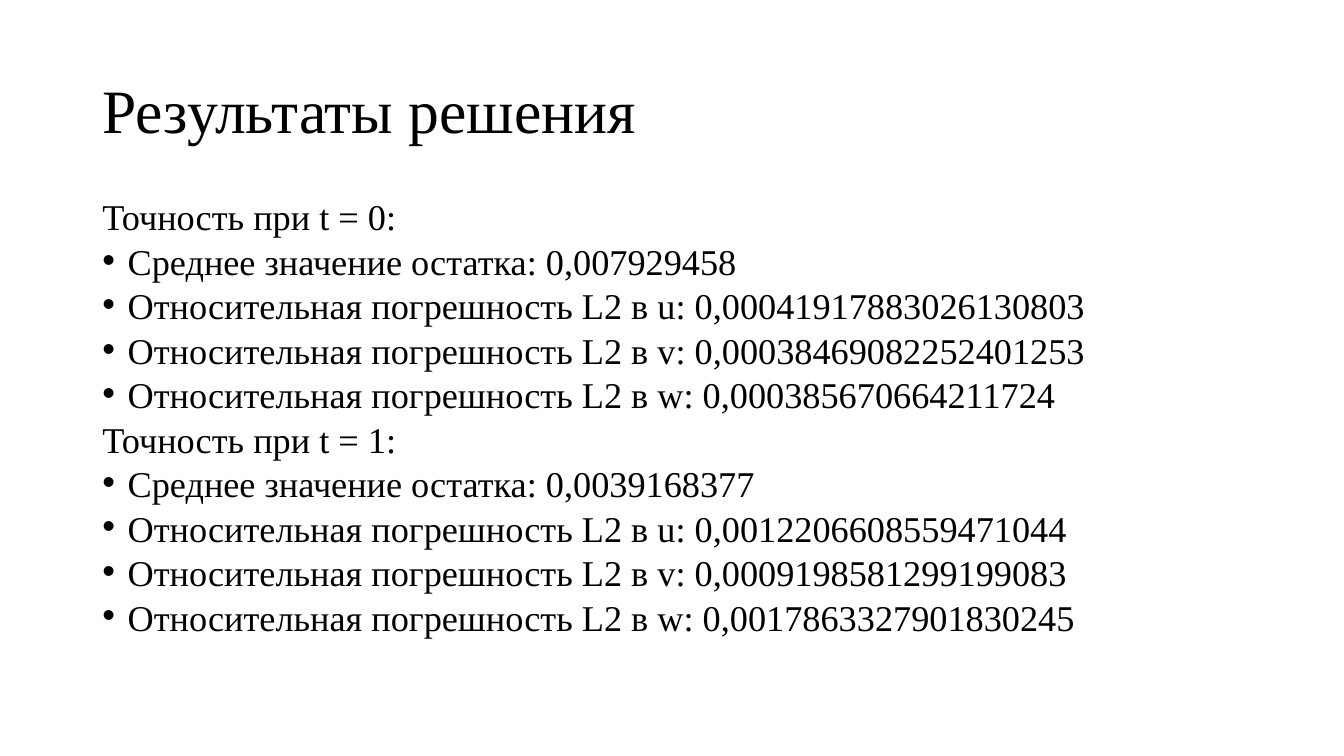
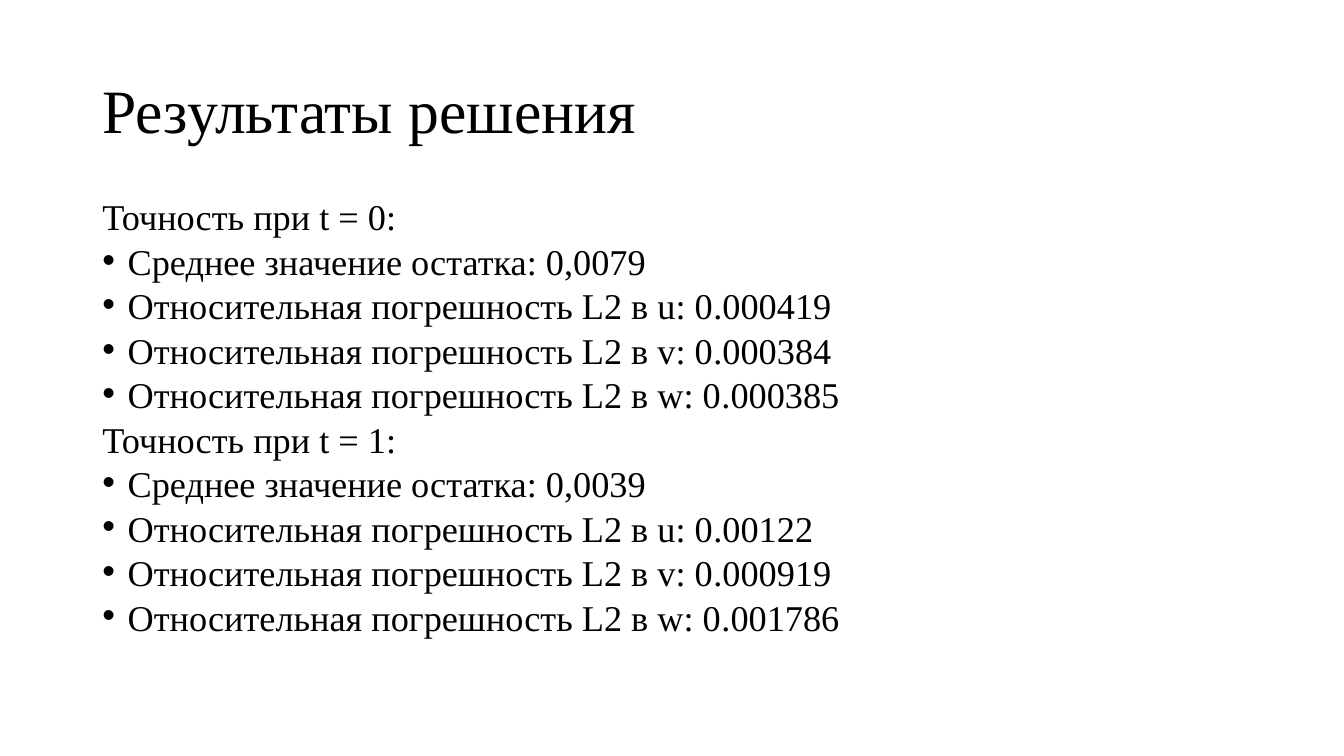
Before and after one commit to Ygrik2003/PINN_GL, a slide deck: slide 12 of src_latex/present.pptx (slide 11 before the commit). Drawn at 1344x756 pixels with LibreOffice and Linux fonts; fonts in the diff are those of the drawing. Boxes give left, top, right and bottom in pixels: in the first picture for what was removed or moved away, otherwise in the second. Text is boxed around its words. In the diff, an @@ line names an element or a change of style, - is before the commit and + after.

```diff
--- a/src_latex/present.pptx
+++ b/src_latex/present.pptx
@@ text at (x1=128, y1=251, x2=840, y2=415): text changed @@
-• Среднее значение остатка: 0,007929458
-• Относительная погрешность L2 в u: 0,00041917883026130803
-• Относительная погрешность L2 в v: 0,00038469082252401253
-• Относительная погрешность L2 в w: 0,000385670664211724
+• Среднее значение остатка: 0,0079
+• Относительная погрешность L2 в u: 0.000419
+• Относительная погрешность L2 в v: 0.000384
+• Относительная погрешность L2 в w: 0.000385
@@ text at (x1=128, y1=473, x2=840, y2=638): text changed @@
-• Среднее значение остатка: 0,0039168377
-• Относительная погрешность L2 в u: 0,0012206608559471044
-• Относительная погрешность L2 в v: 0,0009198581299199083
-• Относительная погрешность L2 в w: 0,0017863327901830245
+• Среднее значение остатка: 0,0039
+• Относительная погрешность L2 в u: 0.00122
+• Относительная погрешность L2 в v: 0.000919
+• Относительная погрешность L2 в w: 0.001786
```
Also in this commit, not shown: 3 other slides changed, 1 slide added.
